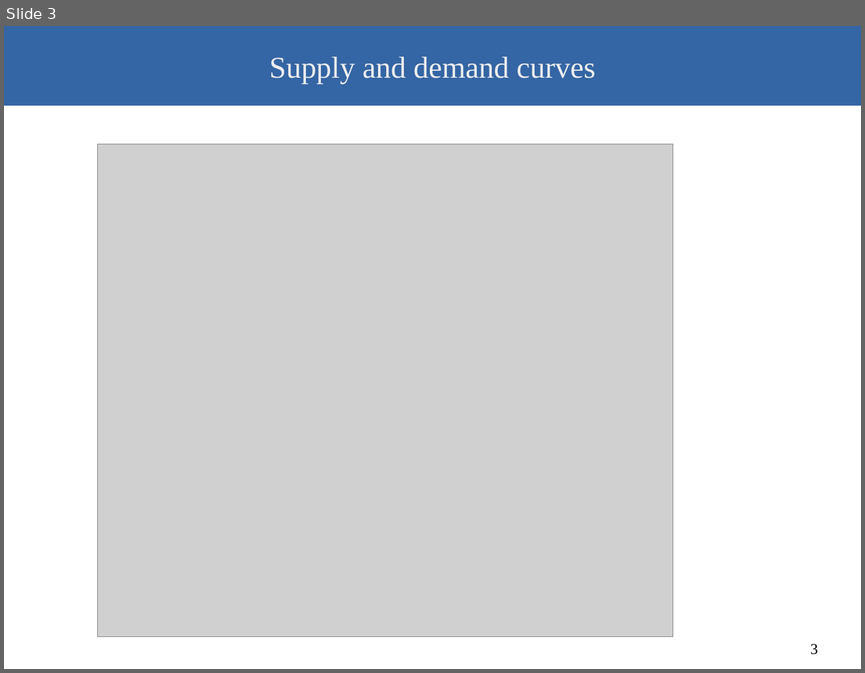
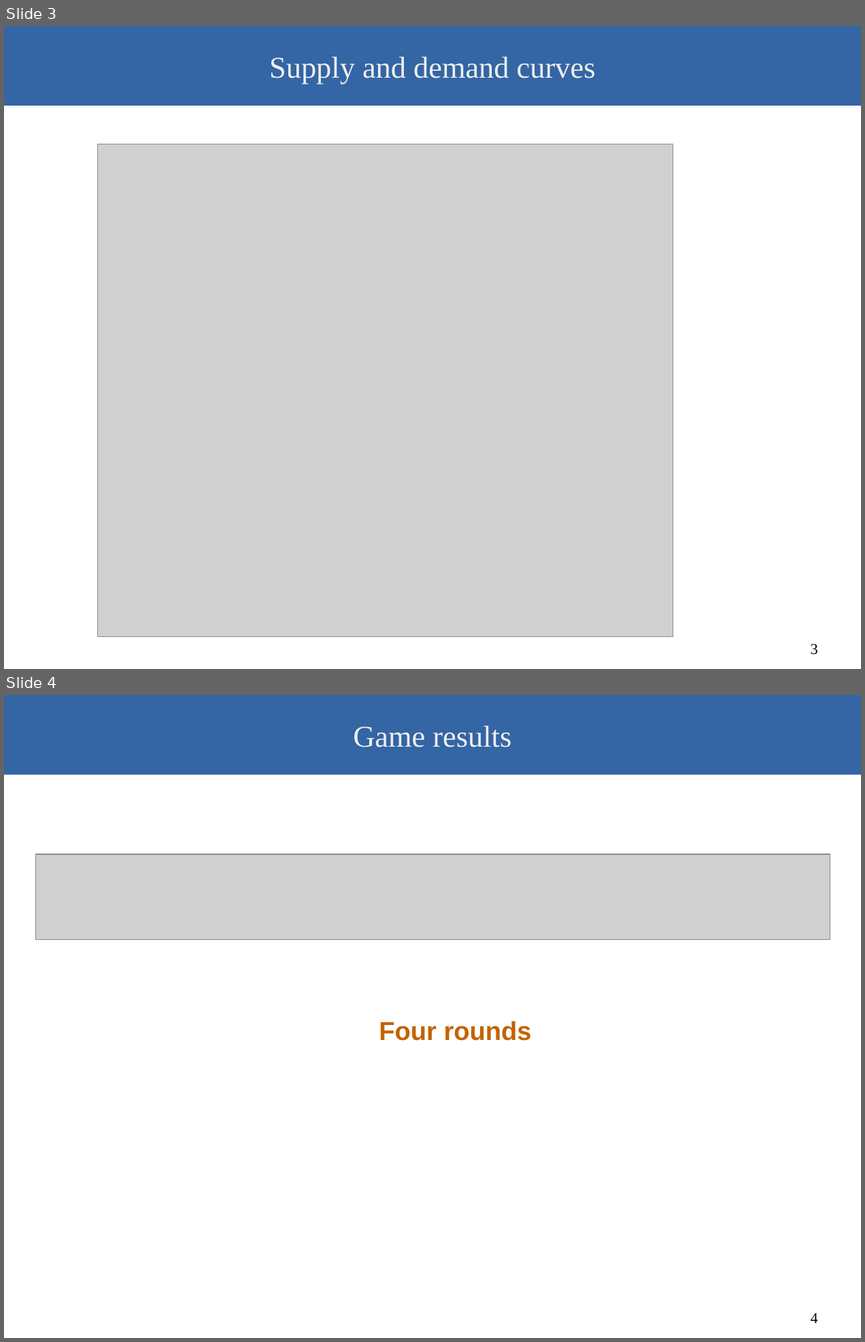
Before and after one commit to cristobal-GC/electriciPy_market, a slide deck: doc/introduction/Introduction.odp. Shown one above the other, each under a label of ours: slide 3 before the commit, slides 3 and 4 after it. The pictures are 865x673 and 865x1342 pixels, drawn with LibreOffice and Linux fonts; fonts in the diff are those of the drawing; grey boxes stand for pictures. Boxes give left, top, right and bottom in pixels: in the first picture for what was removed or moved away, otherwise in the second. Text is boxed around its words. In the diff, an @@ line names an element or a change of style, - is before the commit and + after.

```diff
--- a/doc/introduction/Introduction.odp
+++ b/doc/introduction/Introduction.odp
@@ slide 4 added at box(4, 695, 861, 1338), background #FFFFFF @@
@@ rectangle added at box(4, 695, 861, 775), fill #3465A4, 28 pt, text #EEEEEE @@
+Game results
@@ picture added at box(36, 854, 830, 940) @@
@@ text added at box(379, 1021, 532, 1040), 24 pt, text #C46200, bold @@
+Four rounds
@@ rectangle added at box(374, 1114, 445, 1140), fill #FFFFFF @@
@@ rectangle added at box(481, 1114, 552, 1140), fill #FFFFFF @@
@@ rectangle added at box(589, 1114, 653, 1140), fill #FFFFFF @@
@@ rectangle added at box(662, 1114, 723, 1140), fill #FFFFFF @@
@@ rectangle added at box(742, 1114, 803, 1140), fill #FFFFFF @@
@@ rectangle added at box(374, 1145, 445, 1171), fill #FFFFFF @@
@@ rectangle added at box(481, 1145, 552, 1171), fill #FFFFFF @@
@@ rectangle added at box(589, 1145, 653, 1171), fill #FFFFFF @@
@@ rectangle added at box(662, 1145, 723, 1171), fill #FFFFFF @@
@@ rectangle added at box(742, 1145, 803, 1171), fill #FFFFFF @@
@@ rectangle added at box(374, 1176, 445, 1201), fill #FFFFFF @@
@@ rectangle added at box(481, 1176, 552, 1201), fill #FFFFFF @@
@@ rectangle added at box(589, 1176, 653, 1201), fill #FFFFFF @@
@@ rectangle added at box(662, 1176, 723, 1201), fill #FFFFFF @@
@@ rectangle added at box(742, 1176, 803, 1201), fill #FFFFFF @@
@@ rectangle added at box(374, 1206, 445, 1232), fill #FFFFFF @@
@@ rectangle added at box(481, 1206, 552, 1232), fill #FFFFFF @@
@@ rectangle added at box(589, 1206, 653, 1232), fill #FFFFFF @@
@@ rectangle added at box(662, 1206, 723, 1232), fill #FFFFFF @@
@@ rectangle added at box(742, 1206, 803, 1232), fill #FFFFFF @@
@@ page number added at box(810, 1312, 818, 1323), 14 pt, text #000000 @@
+4
```
Also in this commit, not shown: 1 slide changed, 1 slide removed, 26 other files.
